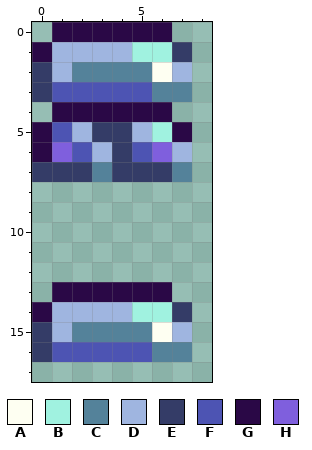
Two versions of one pixel-art sprite, Sources/Modules/Yggdrasil/YggdrasilTown/Tiles/CyanVine/CyanVineBar.png. This is how it looked before the edit.
The file is 18x36 pixels, drawn in blocks of 2x2; one block is one cell here.
Palette (. is transparent): A #fefff2  B #a0f2e0  C #54829a  D #9fb5e0  E #343c67  F #4d54b3  G #2a0846  H #7f5fdd
The same view after the edit:
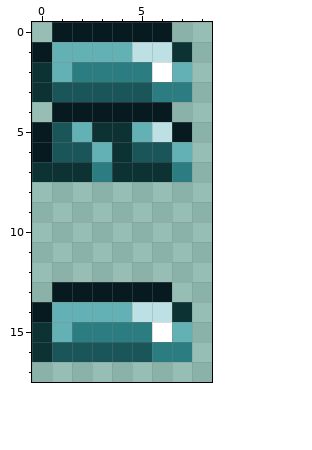
From old to new:
@@ palette @@
-A #fefff2
+A #ffffff
-B #a0f2e0
+B #bce0e3
-C #54829a
+C #2c7d82
-D #9fb5e0
+D #64b1b5
-E #343c67
+E #0d3234
-F #4d54b3
+F #1a5659
-G #2a0846
+G #071a1f
@@ x 0..8 @@
  5 GFDEEDBG.
- 6 GHFDEFHD.
+ 6 GFFDEFFD.
  7 EEECEEEC.
Boxes around the changes in both pictures, in picture pixels (x1, y1, x2, y2):
changed: (32, 22, 192, 182)
changed: (32, 282, 192, 362)
